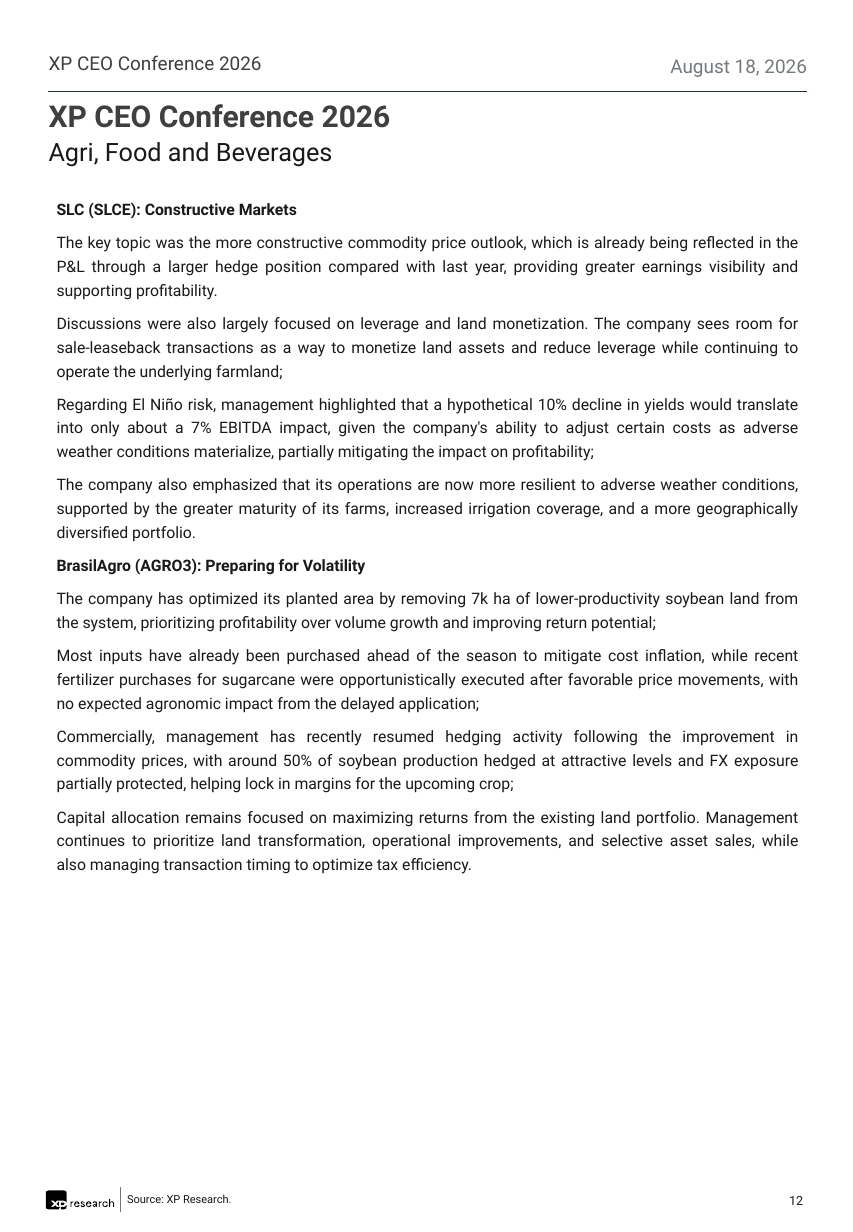
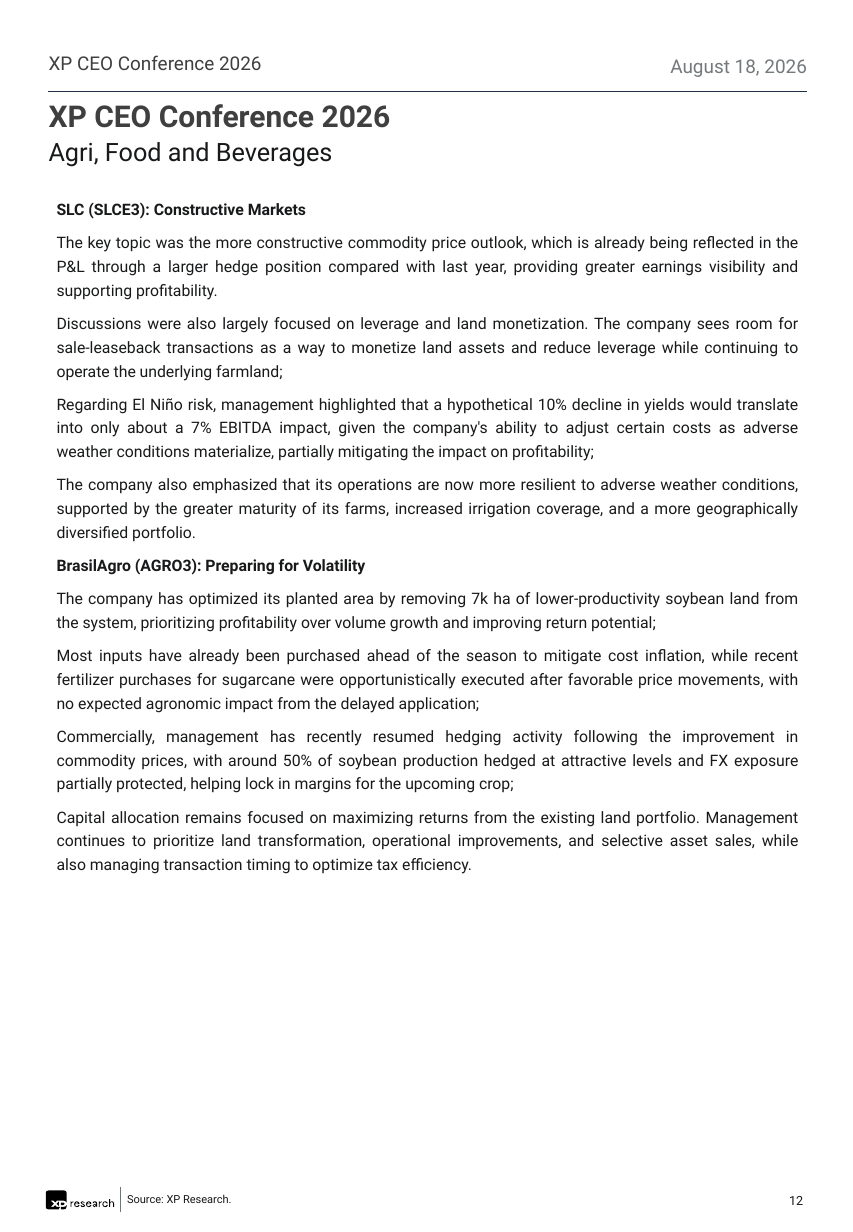
Before and after one commit to CaioLSouza/datasets, a slide deck: slide 12 of ceo_conference_2026/Feedback XP CEO Conference 2026.pptx. Drawn at 853x1232 pixels with LibreOffice and Linux fonts; fonts in the diff are those of the drawing. Boxes give left, top, right and bottom in pixels: in the first picture for what was removed or moved away, otherwise in the second. Text is boxed around its words. In the diff, an @@ line names an element or a change of style, - is before the commit and + after.

```diff
--- a/ceo_conference_2026/Feedback XP CEO Conference 2026.pptx
+++ b/ceo_conference_2026/Feedback XP CEO Conference 2026.pptx
@@ text at [57, 202, 306, 219]: text changed @@
-SLC (SLCE): Constructive Markets
+SLC (SLCE3): Constructive Markets
```
Also in this commit, not shown: 16 other slides changed.
